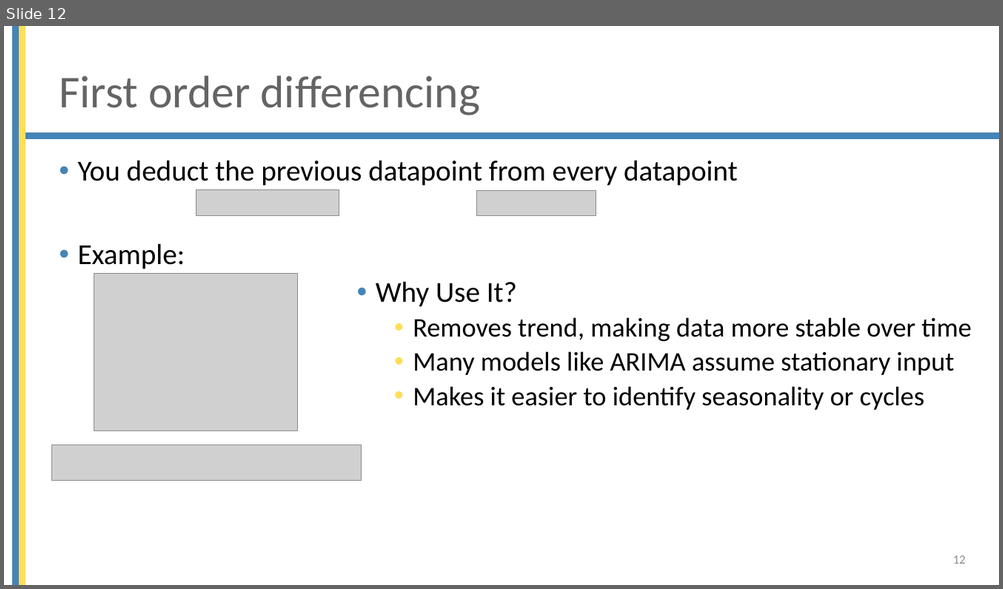
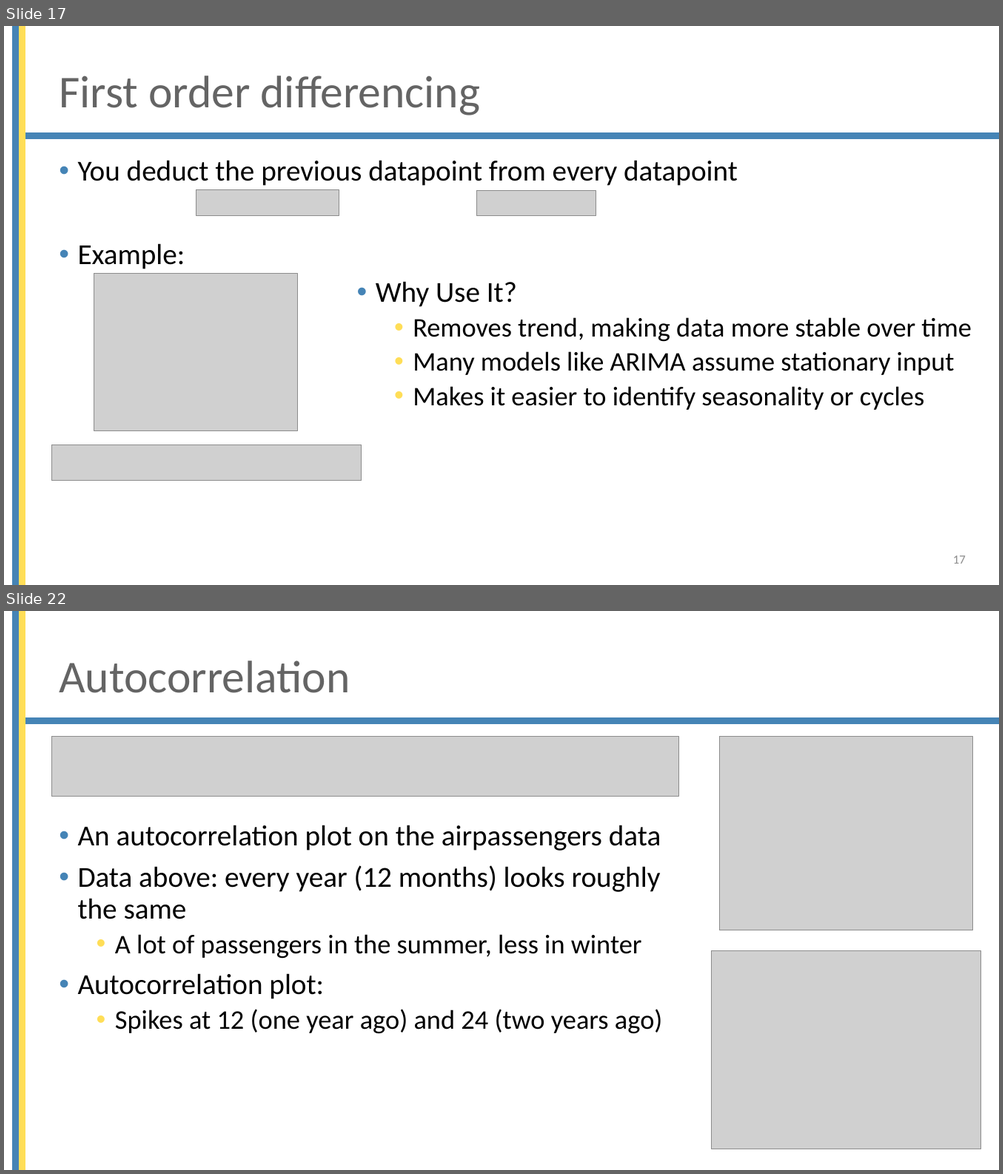
Before and after one commit to mjochen/Cello_AI, a slide deck: ppts/8 - Time series.pptx. Shown one above the other, each under a label of ours: slide 12 before the commit, slides 17 and 22 after it; the slides between them are not shown. The pictures are 1003x589 and 1003x1174 pixels, drawn with LibreOffice and Linux fonts; fonts in the diff are those of the drawing; grey boxes stand for pictures; background and template pictures are left out. Boxes give left, top, right and bottom in pixels: in the first picture for what was removed or moved away, otherwise in the second. Text is boxed around its words. In the diff, an @@ line names an element or a change of style, - is before the commit and + after.

```diff
--- a/ppts/8 - Time series.pptx
+++ b/ppts/8 - Time series.pptx
@@ slide 22 added at box(4, 611, 999, 1170), background #FFFFFF; not listed: 3 template elements that a slide beside it also shows @@
@@ title added at box(59, 661, 350, 693), 44 pt, text #646464 @@
+Autocorrelation
@@ picture added at box(52, 736, 679, 796) @@
@@ picture added at box(719, 736, 973, 931) @@
@@ text added at box(78, 825, 663, 1034), 28 pt, text #000000 @@
+• An autocorrelation plot on the airpassengers data
+• Data above: every year (12 months) looks roughly the same
+  • A lot of passengers in the summer, less in winter
+• Autocorrelation plot:
+  • Spikes at 12 (one year ago) and 24 (two years ago)
@@ picture added at box(711, 951, 981, 1149) @@
@@ page number added at box(953, 1149, 965, 1153), 12 pt, text #8C8C8C @@
+22
@@ what was slide 12 is now slide 17 @@
@@ page number at box(953, 556, 965, 564): text changed @@
-12
+17
```
Also in this commit, not shown: 16 other slides added, 1 slide removed, 9 other files.
